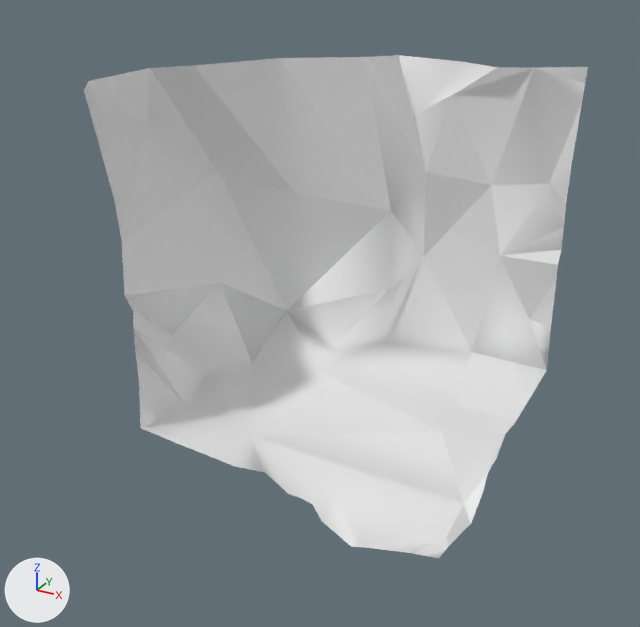
The glTF model Rogue-Robots/Assets/Models/ModularBlocks/CornerFloor1_Col.gltf as it was, and as the next commit left it.
Camera for both pictures: a camera (50 mm lens) standing at (4.92, -9.37, 6.54) and looking at (-0.09, -0.26, 1.99). The lights are fixed; the arrows at lower left show +X, +Y and +Z. Vertices at the same position are counted once.

Names of what the first picture shows: 'CornerFloor1_Col'.
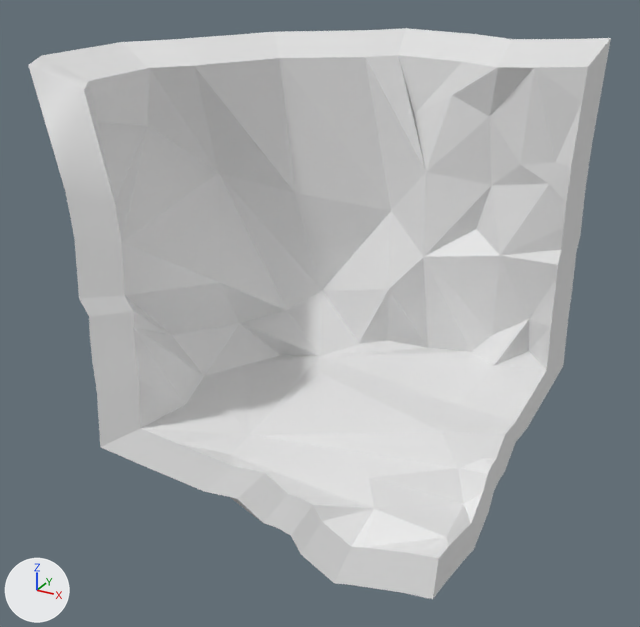
Boxes [x1, y1, x2, y2] around the edits, measured in the pictures (640 x 627 px):
```json
{"object": "CornerFloor1_Col", "change": "reshaped", "before": [84, 55, 588, 558], "after": [28, 28, 611, 599], "on screen": "16% wider, 13% taller"}
{"part": 1, "of": "me_scene_010", "change": "built on", "before": [172, 67, 582, 547], "after": [28, 28, 611, 599]}
```

Edits to the scene script, one JSON object a line:
```json
{"block": "me_scene_010", "where": "# used by ob_cornerfloor1_col; location = (0.0, 0.0, 0.0)"}
{"op": "remove", "block": "me_scene_010", "code": "me_scene_010.from_pydata(...)  # 85 vertices, 113 faces; spans x -2.05..2.5, y -2.5..1.59, z 0.48..5.0"}
{"op": "add", "block": "me_scene_010", "code": "me_scene_010.from_pydata(...)  # 206 vertices, 410 faces; spans x -2.74..2.5, y -2.6..2.67, z 0.01..5.22"}
{"block": "me_scene_010", "change": "me_scene_010 part 1"}
{"block": "me_scene_010", "change": "48 faces are deleted"}
{"block": "me_scene_010", "change": "121 vertices are added at x -2.74..2.5, y -2.6..2.67, z 0.01..5.22"}
{"block": "me_scene_010", "change": "345 new faces join them"}
{"block": "me_scene_010", "change": "me_scene_010 part 2: the surface is now shaded flat"}
```
